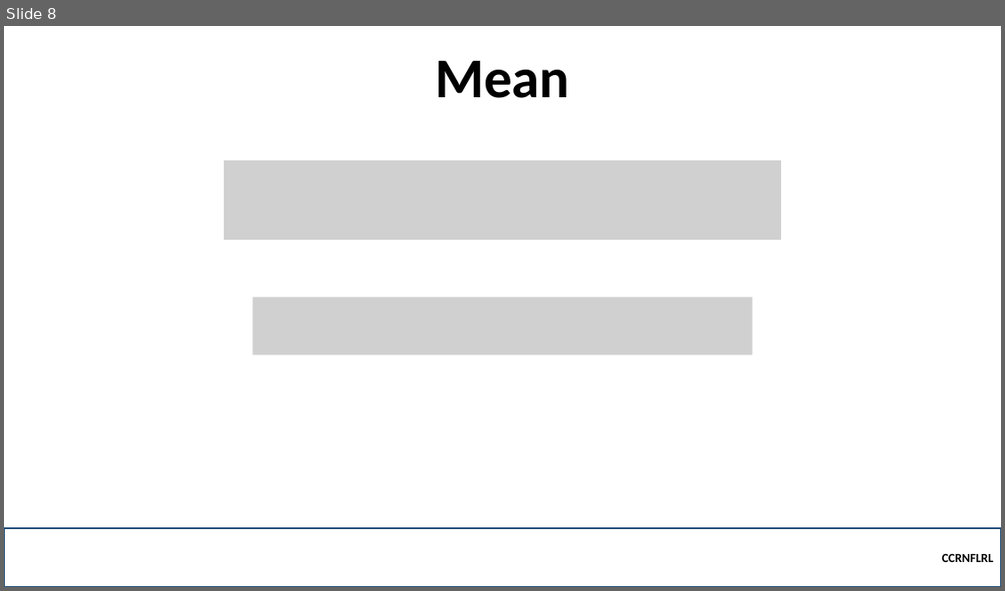
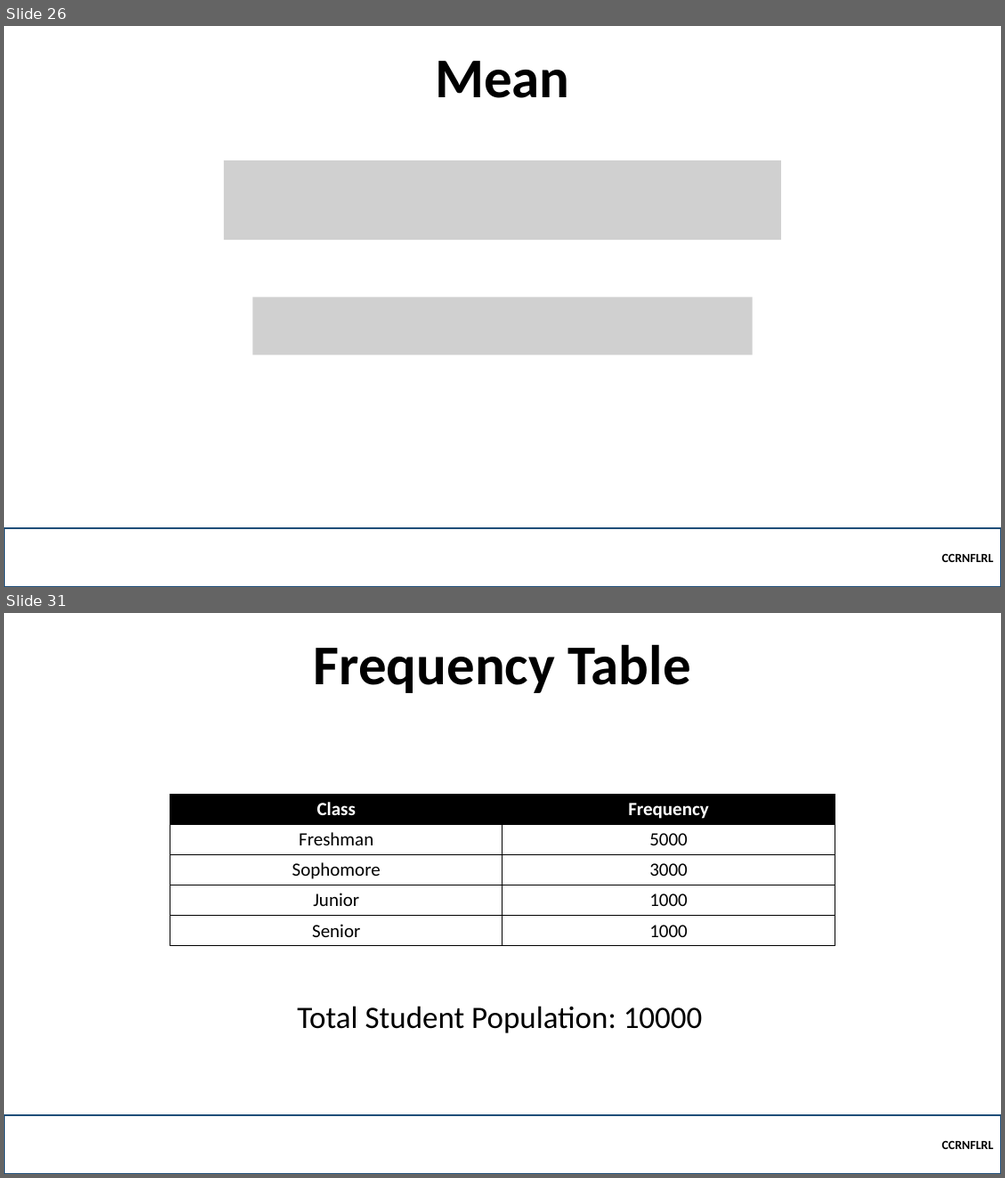
Before and after one commit to robitussin/CCRNFLRL, a slide deck: week_1/Statistics Review.pptx. Shown one above the other, each under a label of ours: slide 8 before the commit, slides 26 and 31 after it; the slides between them are not shown. The pictures are 1005x591 and 1005x1178 pixels, drawn with LibreOffice and Linux fonts; fonts in the diff are those of the drawing; grey boxes stand for pictures. Boxes give left, top, right and bottom in pixels: in the first picture for what was removed or moved away, otherwise in the second. Text is boxed around its words. In the diff, an @@ line names an element or a change of style, - is before the commit and + after.

```diff
--- a/week_1/Statistics Review.pptx
+++ b/week_1/Statistics Review.pptx
@@ slide 31 added at [4,613,1001,1174], background #FFFFFF @@
@@ title added at [314,644,690,693], 54 pt, text #000000, bold @@
+Frequency Table
@@ table added at [170,794,834,945], 5 rows, 2 columns @@
+Class | Frequency
+Freshman | 5000
+Sophomore | 3000
+Junior | 1000
+Senior | 1000
@@ text added at [297,1005,703,1033], 30 pt, text #000000 @@
+Total Student Population: 10000
@@ rectangle added at [4,1115,1001,1174], outline #1F4E79 2.25 pt, 12 pt, text #000000, bold @@
+CCRNFLRL
@@ what was slide 8 is now slide 26 @@
```
Also in this commit, not shown: 8 slides changed, 24 other slides added, 2 other files.
